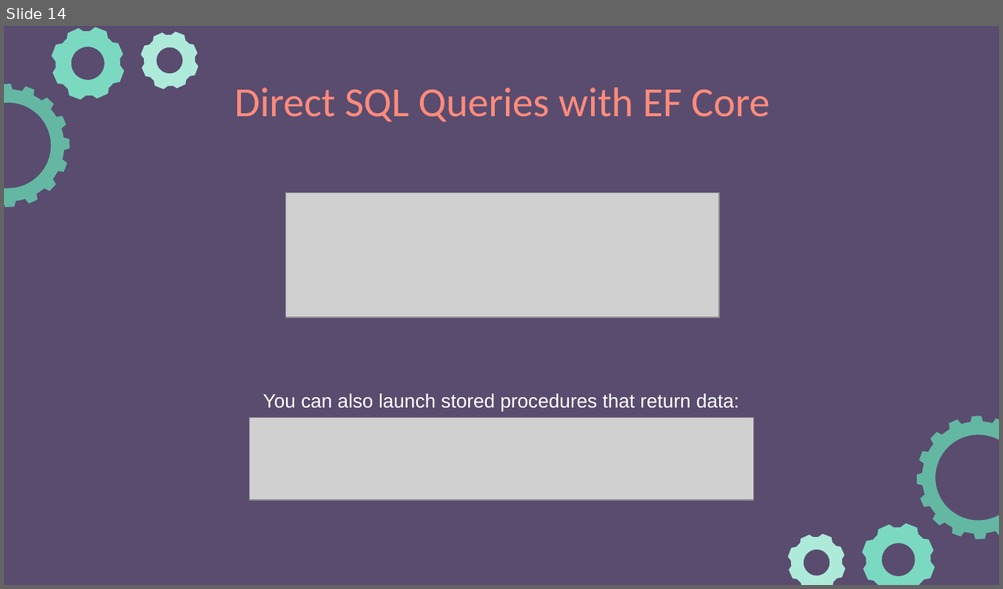
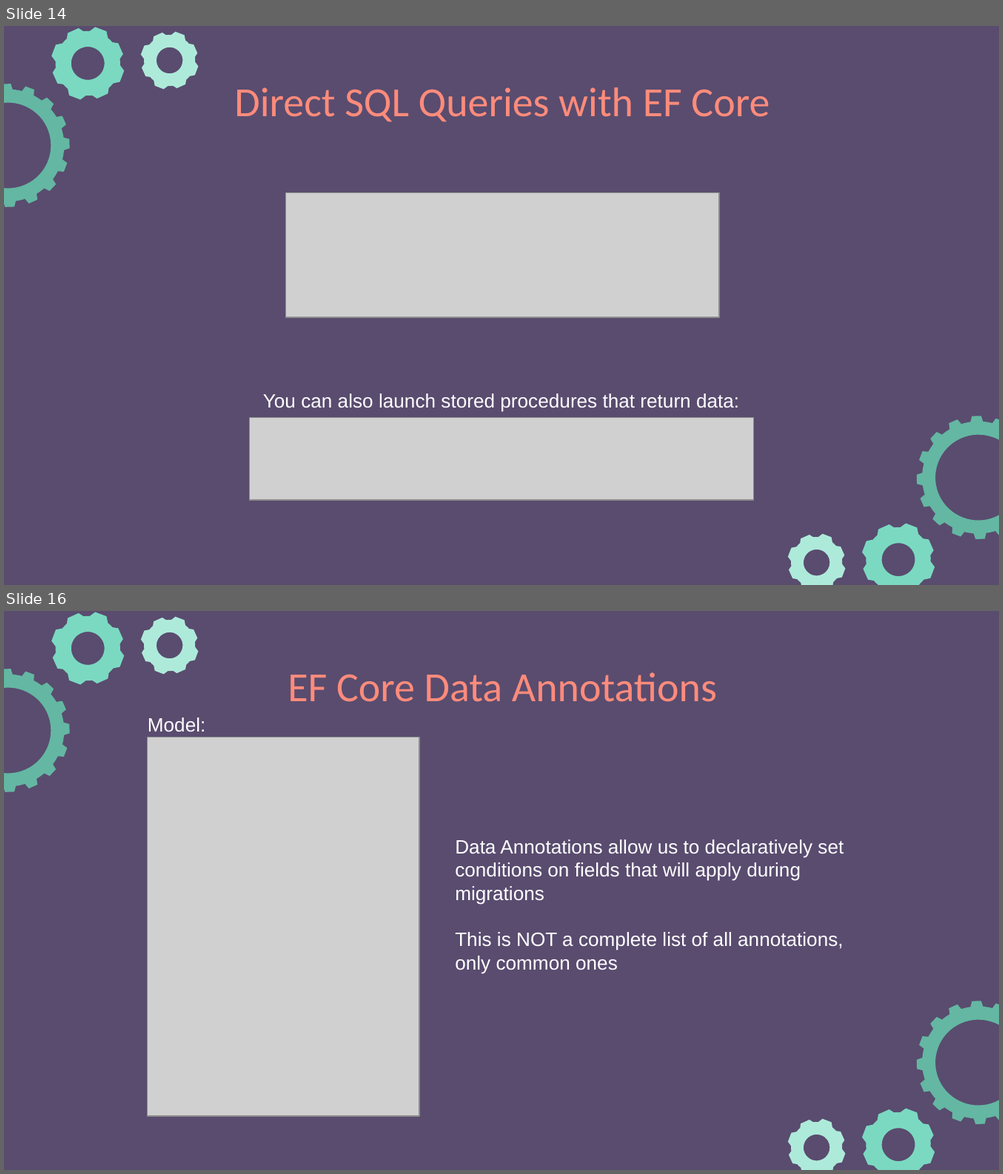
Before and after one commit to e-m-wilson/dotnet, a slide deck: Resources-Notes-Ppts/ASP-NET-Identity/ASPNET_Identity.pptx. Shown one above the other, each under a label of ours: slide 14 before the commit, slides 14 and 16 after it; the slides between them are not shown. The pictures are 1003x589 and 1003x1174 pixels, drawn with LibreOffice and Linux fonts; fonts in the diff are those of the drawing; grey boxes stand for pictures. Boxes give left, top, right and bottom in pixels: in the first picture for what was removed or moved away, otherwise in the second. Text is boxed around its words. In the diff, an @@ line names an element or a change of style, - is before the commit and + after.

```diff
--- a/Resources-Notes-Ppts/ASP-NET-Identity/ASPNET_Identity.pptx
+++ b/Resources-Notes-Ppts/ASP-NET-Identity/ASPNET_Identity.pptx
@@ slide 16 added at (4,611,999,1170), background #594C6F; not listed: 6 template elements that a slide beside it also shows @@
@@ title added at (287,672,717,702), 30 pt, text #FF8B7B @@
+EF Core Data Annotations
@@ text added at (148,718,206,732), 14 pt, text #FFFFFF @@
+Model:
@@ picture added at (148,738,418,1116) @@
@@ text added at (455,840,843,974), 14 pt, text #FFFFFF @@
+Data Annotations allow us to declaratively set conditions on fields that will apply during migrations
+This is NOT a complete list of all annotations, only common ones
```
Also in this commit, not shown: 1 slide changed, 12 other slides added.
